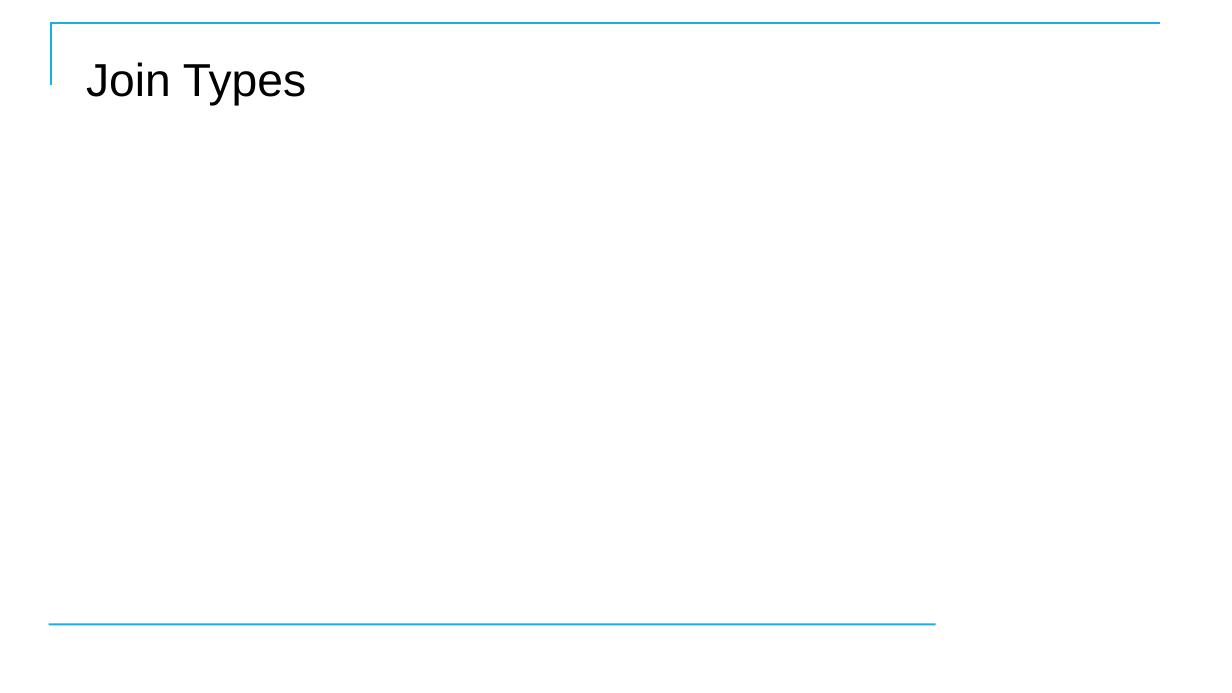
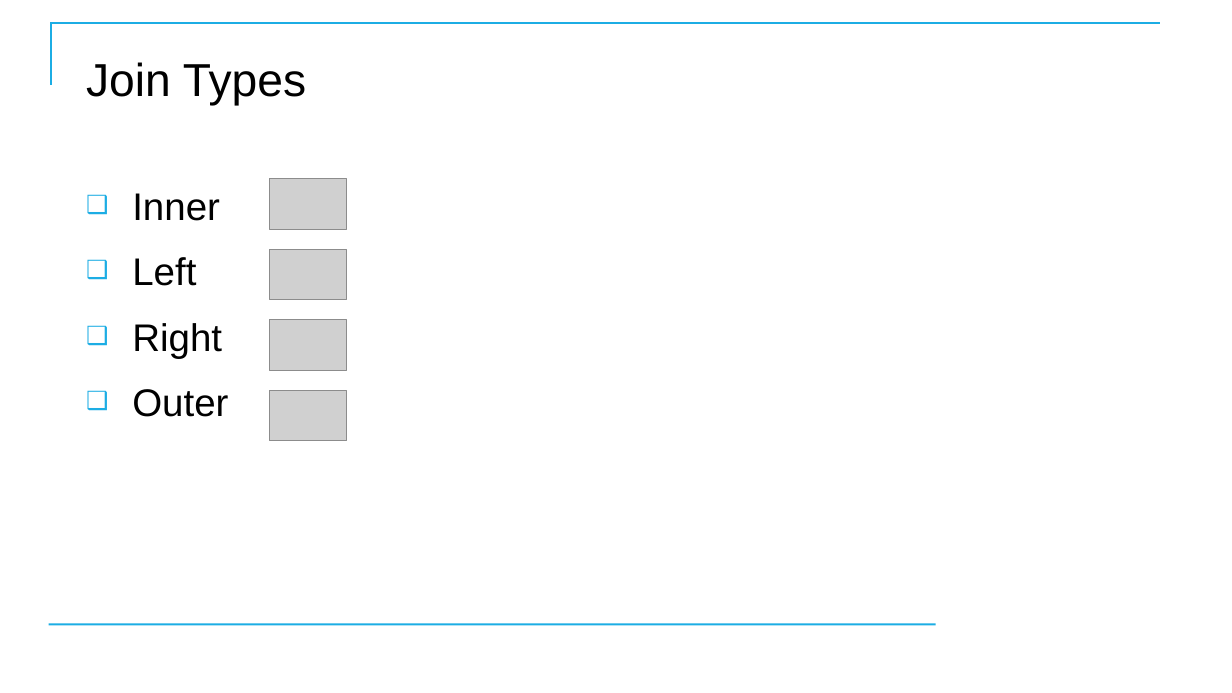
Before and after one commit to CostelloTechnicalConsulting/XTBP10---Tableau-Prep-Introduction, a slide deck: slide 55 of ppt/TableauPrepBuilderIntroV1_1.pptx (slide 54 before the commit). Drawn at 1232x693 pixels with LibreOffice and Linux fonts; fonts in the diff are those of the drawing; grey boxes stand for pictures; background and template pictures are left out. Boxes give left, top, right and bottom in pixels: in the first picture for what was removed or moved away, otherwise in the second. Text is boxed around its words. In the diff, an @@ line names an element or a change of style, - is before the commit and + after.

Commit message:
Updates to ppt

```diff
--- a/ppt/TableauPrepBuilderIntroV1_1.pptx
+++ b/ppt/TableauPrepBuilderIntroV1_1.pptx
@@ picture added at [270,178,347,229] @@
@@ text added at [132,193,228,417], 30 pt, text #000000 @@
+❑ Inner
+❑ Left
+❑ Right
+❑ Outer
@@ picture added at [270,250,347,300] @@
@@ picture added at [270,320,347,371] @@
@@ picture added at [270,390,347,441] @@
```
Also in this commit, not shown: 4 other slides changed, 2 slides added, 1 slide removed, 1 other file.
